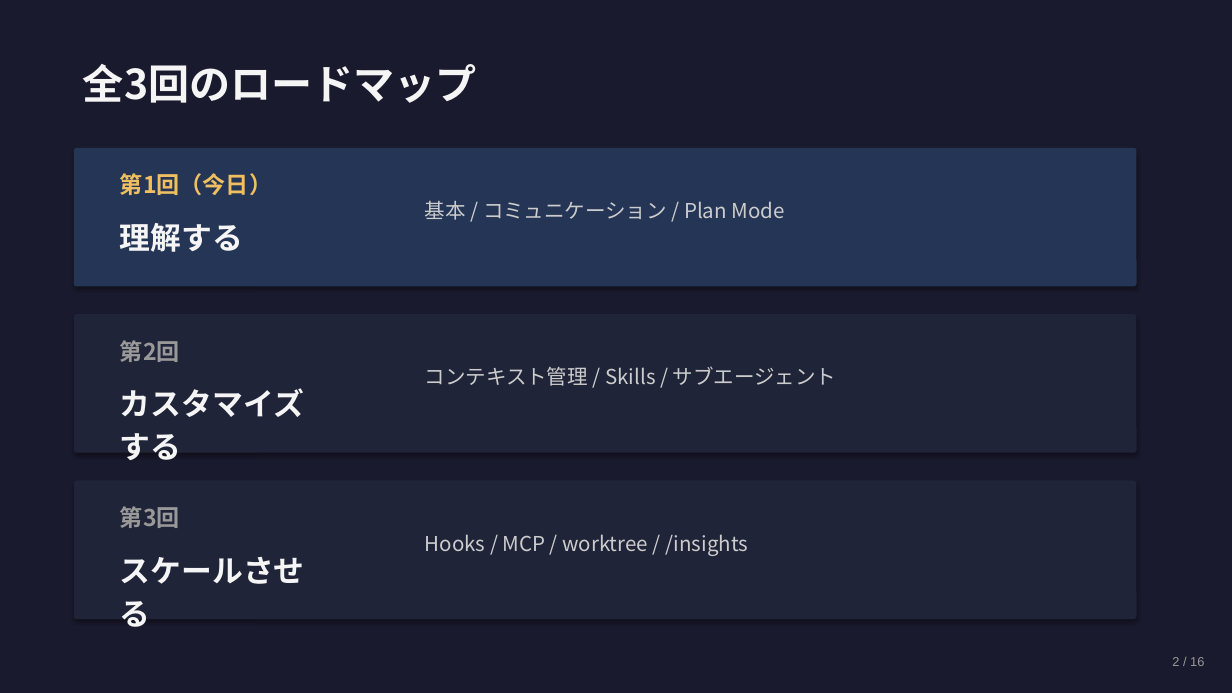
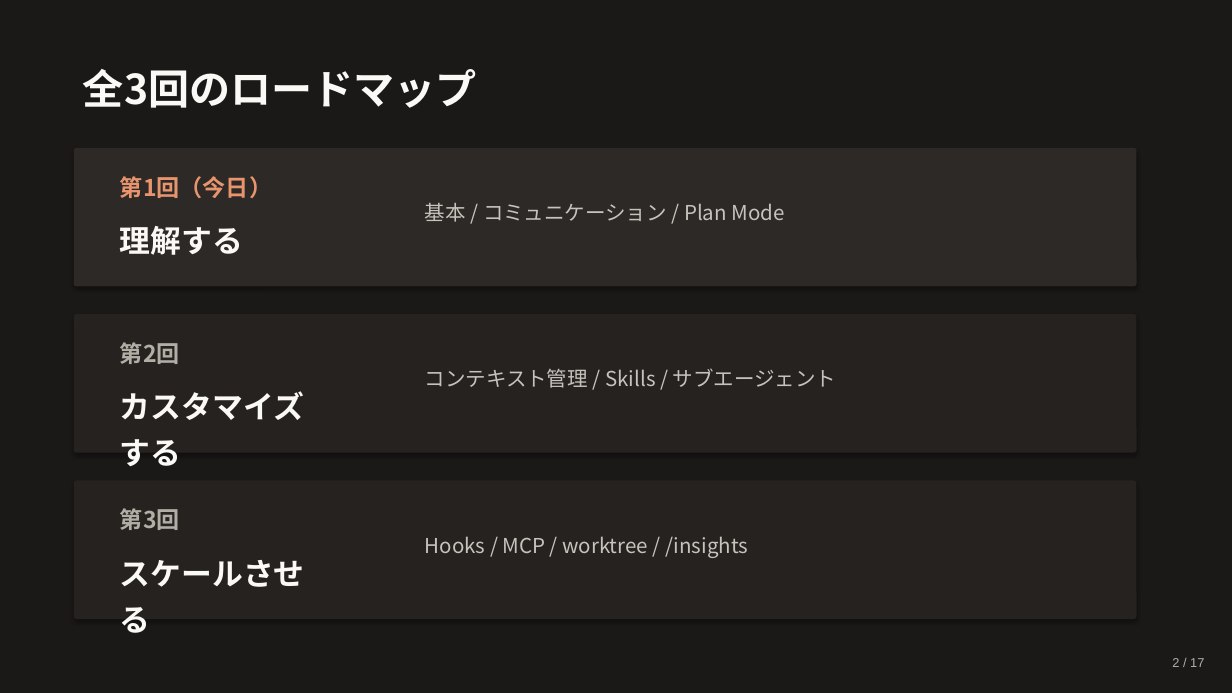
Before and after one commit to Ischca/zenn, a slide deck: slide 2 of slides/session1.pptx. Drawn at 1232x693 pixels with LibreOffice and Linux fonts; fonts in the diff are those of the drawing. Boxes give left, top, right and bottom in pixels: in the first picture for what was removed or moved away, otherwise in the second. Text is boxed around its words. In the diff, an @@ line names an element or a change of style, - is before the commit and + after.

```diff
--- a/slides/session1.pptx
+++ b/slides/session1.pptx
@@ background #1A1A2E to #1B1918 @@
@@ text "全3回のロードマップ" at [83, 69, 477, 108]: text colour #F5F5F5 to #FAF9F5; line spacing 44.8pt to 48pt @@
@@ rounded rectangle at [74, 148, 1137, 287]: fill #253555 to #2D2926 @@
@@ text "第1回（今日）" at [120, 176, 272, 198]: text colour #F0C060 to #E8956F; line spacing 25.2pt to 27pt @@
@@ rounded rectangle at [74, 314, 1137, 453]: fill #202438 to #252220 @@
@@ text "第2回" at [120, 342, 180, 364]: text colour #999999 to #B0AEA5; line spacing 25.2pt to 27pt @@
@@ rounded rectangle at [74, 481, 1137, 619]: fill #202438 to #252220 @@
@@ text "第3回" at [120, 508, 180, 530]: text colour #999999 to #B0AEA5; line spacing 25.2pt to 27pt @@
@@ text colour #CCCCCC to #C5C3BB; line spacing 22.4pt to 24pt in 3 elements at [425, 203, 784, 222], [425, 368, 836, 388], [425, 536, 748, 558] @@
@@ text colour #F5F5F5 to #FAF9F5; line spacing 33.6pt to 36pt in 3 elements at [120, 226, 243, 255], [120, 391, 304, 466], [120, 560, 305, 633] @@
@@ text at [1172, 658, 1204, 667]: text changed; text colour #999999 to #B0AEA5 @@
-2 / 16
+2 / 17
```
Also in this commit, not shown: 15 other slides changed, 1 slide added, 1 other file.
